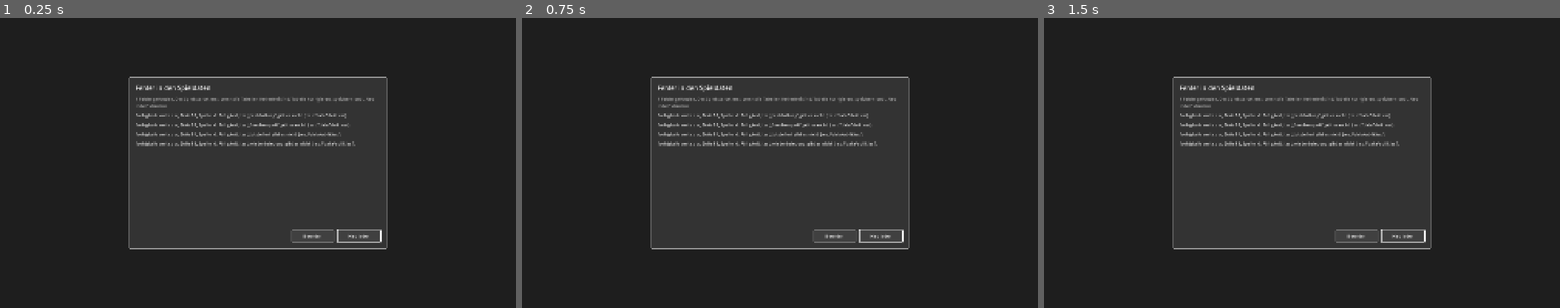
Above: before the commit, frames 1-3 (left to right).
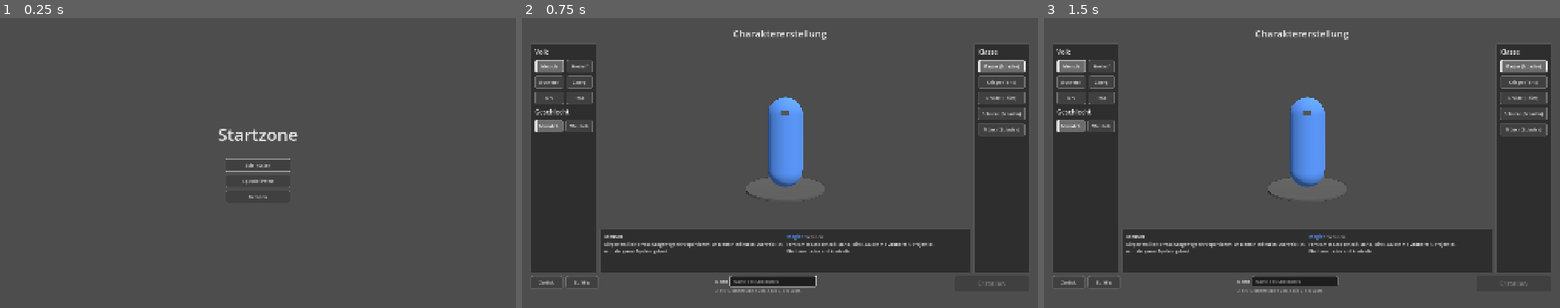
Above: after the commit, the same moments.

Repository: As94tt/WoM
Game: Godot game, scene res://scenes/ui/main_menu.tscn
The game is run twice, just before and just after one commit, with the same random seed, the same clock (stepped at 60 frames per second) and the same inputs.
Inputs (mouse positions are in pixels of both pictures, inside the frame that each line leads up to):
- Up to frame 1 (0.25 s): no input
- Up to frame 2 (0.75 s): click "Spiel beitreten" at 0.5 s
- Up to frame 3 (1.5 s): click (1302, 180) at 1.25 s, where only the run before the commit has a clickable "Spiel beitreten"

The runs differ from the first frame. In frame 1, 96% of the frame differs, in the area x 0-100%, y 0-100%; in frame 2, 75%; in frame 3, 75%.

Commit message:
Daten: drei Angriffspuppen im Trainingsbereich (greifen nach Bedrohung an, sterben nie), Testfähigkeiten Tankhaltung, Flächenspott, Totstellen, Wiederbelebung, Testauren, Einträge im Entwickler-Panel; Datendoku (#35)
Co-Authored-By: Claude Opus 5.5 <noreply@anthropic.com>

Diff:
--- /dev/null
+++ b/game/data/abilities/test_flaechenspott.tres
@@ -0,0 +1,24 @@
+[gd_resource type="Resource" script_class="AbilityData" format=3]
+
+[ext_resource type="Script" path="res://scripts/data/ability_data.gd" id="1_ability"]
+[ext_resource type="Script" path="res://scripts/combat/effect_data.gd" id="2_effect"]
+[ext_resource type="Script" path="res://scripts/combat/effects/threat_effect.gd" id="3_threat"]
+
+[sub_resource type="Resource" id="Resource_taunt"]
+script = ExtResource("3_threat")
+mode = 1
+duration_from_ability = true
+target_mode = 2
+filter = 2
+radius_from_ability = true
+
+[resource]
+script = ExtResource("1_ability")
+id = &"test_flaechenspott"
+display_name = "Testflächenspott"
+description = "Alle Feinde im Umkreis von 10 m greifen Euch 3 Sekunden lang an (Flächenspott)."
+dev_only = true
+effects = Array[ExtResource("2_effect")]([SubResource("Resource_taunt")])
+target_kind = 0
+ignores_gcd = true
+highlight_auras = PackedStringArray()
--- /dev/null
+++ b/game/data/abilities/test_tankhaltung.tres
@@ -0,0 +1,25 @@
+[gd_resource type="Resource" script_class="AbilityData" format=3]
+
+[ext_resource type="Script" path="res://scripts/combat/effect_data.gd" id="1_cmkus"]
+[ext_resource type="Resource" path="res://data/auras/test_tankhaltung.tres" id="2_tank"]
+[ext_resource type="Script" path="res://scripts/combat/effect_condition.gd" id="3_rp4uj"]
+[ext_resource type="Script" path="res://scripts/combat/effect_scaling.gd" id="4_ghi1w"]
+[ext_resource type="Script" path="res://scripts/combat/effects/apply_aura_effect.gd" id="5_u8jh0"]
+[ext_resource type="Script" path="res://scripts/data/ability_data.gd" id="6_vs4ij"]
+
+[sub_resource type="Resource" id="Resource_6itr2"]
+script = ExtResource("5_u8jh0")
+aura = ExtResource("2_tank")
+target_mode = 1
+
+[resource]
+script = ExtResource("6_vs4ij")
+id = &"test_tankhaltung"
+display_name = "Testtankhaltung"
+description = "Umschalter: dreifache Bedrohung (wie Bollwerk, Bär, Eisenmönch) bzw. wieder aus."
+dev_only = true
+effects = Array[ExtResource("1_cmkus")]([SubResource("Resource_6itr2")])
+target_kind = 0
+ignores_gcd = true
+toggle_aura = ExtResource("2_tank")
+highlight_auras = PackedStringArray()
--- /dev/null
+++ b/game/data/abilities/test_totstellen.tres
@@ -0,0 +1,23 @@
+[gd_resource type="Resource" script_class="AbilityData" format=3]
+
+[ext_resource type="Script" path="res://scripts/data/ability_data.gd" id="1_ability"]
+[ext_resource type="Script" path="res://scripts/combat/effect_data.gd" id="2_effect"]
+[ext_resource type="Script" path="res://scripts/combat/effects/threat_effect.gd" id="3_threat"]
+
+[sub_resource type="Resource" id="Resource_reset"]
+script = ExtResource("3_threat")
+mode = 2
+target_mode = 2
+filter = 2
+radius_from_ability = true
+
+[resource]
+script = ExtResource("1_ability")
+id = &"test_totstellen"
+display_name = "Testtotstellen"
+description = "Setzt Eure Bedrohung bei allen Feinden in der Nähe zurück; sie wählen ein neues Ziel (wie Totstellen)."
+dev_only = true
+effects = Array[ExtResource("2_effect")]([SubResource("Resource_reset")])
+target_kind = 0
+ignores_gcd = true
+highlight_auras = PackedStringArray()
--- /dev/null
+++ b/game/data/abilities/test_wiederbelebung.tres
@@ -0,0 +1,22 @@
+[gd_resource type="Resource" script_class="AbilityData" format=3]
+
+[ext_resource type="Script" path="res://scripts/data/ability_data.gd" id="1_ability"]
+[ext_resource type="Script" path="res://scripts/combat/effect_data.gd" id="2_effect"]
+[ext_resource type="Script" path="res://scripts/combat/effects/resurrect_effect.gd" id="3_resurrect"]
+
+[sub_resource type="Resource" id="Resource_resurrect"]
+script = ExtResource("3_resurrect")
+
+[resource]
+script = ExtResource("1_ability")
+id = &"test_wiederbelebung"
+display_name = "Testwiederbelebung"
+description = "Zauberzeit: Belebt einen toten Mitspieler wieder (er muss annehmen), auch im Kampf. Steht für Wiederbelebungsfähigkeiten wie die Wiedergeburt des Druiden."
+dev_only = true
+is_spell = true
+school = &"natur"
+effects = Array[ExtResource("2_effect")]([SubResource("Resource_resurrect")])
+target_kind = 2
+requires_facing = false
+targets_dead = true
+highlight_auras = PackedStringArray()
--- /dev/null
+++ b/game/data/auras/test_leise.tres
@@ -0,0 +1,19 @@
+[gd_resource type="Resource" script_class="AuraData" format=3]
+
+[ext_resource type="Script" path="res://scripts/combat/aura_data.gd" id="1_aura"]
+[ext_resource type="Script" path="res://scripts/combat/amount_modifier_data.gd" id="2_amount"]
+
+[sub_resource type="Resource" id="Resource_threat"]
+script = ExtResource("2_amount")
+kind = 4
+percent = -50.0
+
+[resource]
+script = ExtResource("1_aura")
+id = &"test_leise"
+display_name = "Leise Hand"
+description = "Halbe Bedrohung (wie Verborgene Stellung). Testaura (#35)."
+duration = 60.0
+amount_modifiers = Array[ExtResource("2_amount")]([SubResource("Resource_threat")])
+grants_immunities = PackedStringArray()
+absorb_schools = PackedStringArray()
--- /dev/null
+++ b/game/data/auras/test_tankhaltung.tres
@@ -0,0 +1,18 @@
+[gd_resource type="Resource" script_class="AuraData" format=3]
+
+[ext_resource type="Script" path="res://scripts/combat/aura_data.gd" id="1_aura"]
+[ext_resource type="Script" path="res://scripts/combat/amount_modifier_data.gd" id="2_amount"]
+
+[sub_resource type="Resource" id="Resource_threat"]
+script = ExtResource("2_amount")
+kind = 4
+percent = 200.0
+
+[resource]
+script = ExtResource("1_aura")
+id = &"test_tankhaltung"
+display_name = "Testtankhaltung"
+description = "Dreifache Bedrohung, bis die Haltung wieder ausgeschaltet wird (wie Bollwerk, Bär, Eisenmönch). Testaura (#35)."
+amount_modifiers = Array[ExtResource("2_amount")]([SubResource("Resource_threat")])
+grants_immunities = PackedStringArray()
+absorb_schools = PackedStringArray()
--- a/game/data/combat/dev_tools.tres
+++ b/game/data/combat/dev_tools.tres
@@ -37,6 +37,9 @@
 [ext_resource type="Script" path="res://scripts/combat/combat_dev_tools.gd" id="35_bvae1"]
 [ext_resource type="Resource" path="res://data/auras/test_feuermacht.tres" id="36_feuer"]
 [ext_resource type="Resource" path="res://data/auras/test_heilempfang.tres" id="37_heil"]
+[ext_resource type="Resource" path="res://data/auras/test_tankhaltung.tres" id="38_tank"]
+[ext_resource type="Resource" path="res://data/auras/test_leise.tres" id="39_leise"]
+[ext_resource type="Script" path="res://scripts/combat/effects/resurrect_effect.gd" id="40_resurrect"]
 
 [sub_resource type="Resource" id="Resource_05c6t"]
 script = ExtResource("5_cd4r6")
@@ -192,7 +195,7 @@
 
 [sub_resource type="Resource" id="Resource_u8ien"]
 script = ExtResource("1_s14yd")
-label = "Bedrohung +100 am Ziel (Platzhalter)"
+label = "Bedrohung +100 am Ziel (mit eigenem Faktor)"
 group = "Effekte"
 effects = Array[ExtResource("2_2xke3")]([SubResource("Resource_f45nh")])
 
@@ -631,6 +634,58 @@
 group = "Auren"
 effects = Array[ExtResource("2_2xke3")]([SubResource("Resource_1ernr")])
 
+[sub_resource type="Resource" id="Resource_taunt35"]
+script = ExtResource("8_sxcw0")
+mode = 1
+duration = 3.0
+
+[sub_resource type="Resource" id="Resource_taunt35_entry"]
+script = ExtResource("1_s14yd")
+label = "Spott am Ziel (3 s)"
+group = "Bedrohung (#35)"
+effects = Array[ExtResource("2_2xke3")]([SubResource("Resource_taunt35")])
+
+[sub_resource type="Resource" id="Resource_reset35"]
+script = ExtResource("8_sxcw0")
+mode = 2
+
+[sub_resource type="Resource" id="Resource_reset35_entry"]
+script = ExtResource("1_s14yd")
+label = "Bedrohung am Ziel zurücksetzen"
+group = "Bedrohung (#35)"
+effects = Array[ExtResource("2_2xke3")]([SubResource("Resource_reset35")])
+
+[sub_resource type="Resource" id="Resource_tank35"]
+script = ExtResource("11_h7tq3")
+aura = ExtResource("38_tank")
+target_mode = 1
+
+[sub_resource type="Resource" id="Resource_tank35_entry"]
+script = ExtResource("1_s14yd")
+label = "Testtankhaltung (ich): dreifache Bedrohung"
+group = "Bedrohung (#35)"
+effects = Array[ExtResource("2_2xke3")]([SubResource("Resource_tank35")])
+
+[sub_resource type="Resource" id="Resource_leise35"]
+script = ExtResource("11_h7tq3")
+aura = ExtResource("39_leise")
+target_mode = 1
+
+[sub_resource type="Resource" id="Resource_leise35_entry"]
+script = ExtResource("1_s14yd")
+label = "Leise Hand (ich): halbe Bedrohung, 60 s"
+group = "Bedrohung (#35)"
+effects = Array[ExtResource("2_2xke3")]([SubResource("Resource_leise35")])
+
+[sub_resource type="Resource" id="Resource_res35"]
+script = ExtResource("40_resurrect")
+
+[sub_resource type="Resource" id="Resource_res35_entry"]
+script = ExtResource("1_s14yd")
+label = "Wiederbeleben: Anfrage an das tote Ziel (30 %)"
+group = "Bedrohung (#35)"
+effects = Array[ExtResource("2_2xke3")]([SubResource("Resource_res35")])
+
 [resource]
 script = ExtResource("35_bvae1")
-entries = Array[ExtResource("1_s14yd")]([SubResource("Resour …(1437 unchanged characters)… e_hm62n"), SubResource("Resource_lt2ct")])
+entries = Array[ExtResource("1_s14yd")]([SubResource("Resour …(1437 unchanged characters)… e_hm62n"), SubResource("Resource_lt2ct"), SubResource("Resource_taunt35_entry"), SubResource("Resource_reset35_entry"), SubResource("Resource_tank35_entry"), SubResource("Resource_leise35_entry"), SubResource("Resource_res35_entry")])
--- a/game/data/schemas/uebungspuppen.tres
+++ b/game/data/schemas/uebungspuppen.tres
@@ -23,8 +23,8 @@
 name = "art"
 type = 5
 required = true
-choices = PackedStringArray("schaden", "heilung")
-description = "schaden: zeigt Schaden pro Sekunde und Gesamtschaden, stirbt nie. heilung: verliert regelmäßig Leben, zeigt Heilung pro Sekunde und Überheilung."
+choices = PackedStringArray("schaden", "heilung", "angriff")
+description = "schaden: zeigt Schaden pro Sekunde und Gesamtschaden, stirbt nie. heilung: verliert regelmäßig Leben, zeigt Heilung pro Sekunde und Überheilung. angriff (#35): wie schaden, greift aber den Spieler mit der höchsten Bedrohung in Nahkampfreichweite an (angriff_schaden, angriff_takt)."
 
 [sub_resource type="Resource" id="Resource_up_gesinnung"]
 script = ExtResource("1_upcol")
@@ -149,6 +149,27 @@
 choices = PackedStringArray()
 description = "Schaden, den ein Block abfängt (#34). Leer = Wertesystem (ohne Schild 0)."
 
+[sub_resource type="Resource" id="Resource_up_angriff_schaden"]
+script = ExtResource("1_upcol")
+name = "angriff_schaden"
+type = 3
+default_value = "0"
+has_min = true
+choices = PackedStringArray()
+description = "Nur Angriffspuppe (#35): fester Schaden je Schlag (körperlich, Nahkampfwurf: Ausweichen, Parieren, Blocken und Rüstung des Spielers wirken)."
+
+[sub_resource type="Resource" id="Resource_up_angriff_takt"]
+script = ExtResource("1_upcol")
+name = "angriff_takt"
+type = 3
+default_value = "2"
+has_min = true
+min_value = 0.1
+has_max = true
+max_value = 60.0
+choices = PackedStringArray()
+description = "Nur Angriffspuppe (#35): Sekunden zwischen zwei Schlägen."
+
 [resource]
 script = ExtResource("2_uptab")
 table = "uebungspuppen"
@@ -157,4 +178,4 @@
 description = "Übungspuppen im Trainingsbereich (#31). Eine Zeile pro Puppentyp; aufgestellt werden sie über Aufstellpunkte (UnitSpawnPoint) in der Szene des Trainingsgeländes. Anzeigefenster und Rücksetzzeit stehen in spielkonstanten.csv."
 key_columns = PackedStringArray("id")
 order = 15
-columns = Array[ExtResource("1_upcol")]([SubResource("Resour …(510 unchanged characters)… "), SubResource("Resource_up_blockwert")])
+columns = Array[ExtResource("1_upcol")]([SubResource("Resour …(510 unchanged characters)… "), SubResource("Resource_up_blockwert"), SubResource("Resource_up_angriff_schaden"), SubResource("Resource_up_angriff_takt")])
--- a/game/data/spellbook/general.tres
+++ b/game/data/spellbook/general.tres
@@ -18,10 +18,14 @@
 [ext_resource type="Resource" path="res://data/abilities/test_hinterhalt.tres" id="16_gw7re"]
 [ext_resource type="Resource" path="res://data/abilities/test_vergeltung.tres" id="17_echou"]
 [ext_resource type="Resource" path="res://data/abilities/test_manaschlag.tres" id="18_2og8t"]
+[ext_resource type="Resource" path="res://data/abilities/test_tankhaltung.tres" id="19_test_tankhaltung"]
+[ext_resource type="Resource" path="res://data/abilities/test_flaechenspott.tres" id="20_test_flaechenspott"]
+[ext_resource type="Resource" path="res://data/abilities/test_totstellen.tres" id="21_test_totstellen"]
+[ext_resource type="Resource" path="res://data/abilities/test_wiederbelebung.tres" id="22_test_wiederbelebung"]
 [ext_resource type="Script" path="res://scripts/data/ability_data.gd" id="ability_script"]
 
 [resource]
 script = ExtResource("1_tab")
 id = &"general"
 title = "Allgemein"
-abilities = Array[ExtResource("ability_script")]([ExtResourc …(365 unchanged characters)… rce("17_echou"), ExtResource("18_2og8t")])
+abilities = Array[ExtResource("ability_script")]([ExtResourc …(365 unchanged characters)… rce("17_echou"), ExtResource("18_2og8t"), ExtResource("19_test_tankhaltung"), ExtResource("20_test_flaechenspott"), ExtResource("21_test_totstellen"), ExtResource("22_test_wiederbelebung")])
--- a/game/data/tables/uebungspuppen.csv
+++ b/game/data/tables/uebungspuppen.csv
@@ -1,7 +1,8 @@
-# Übungspuppen im Trainingsbereich (#31). Leben und Verlust sind Platzhalterwerte. Abwehrwerte (#34): leer = Wertesystem (Ausweichen 3 %, sonst 0).
-id;name;art;gesinnung;stufe;rang;leben;verlust_prozent;verlust_intervall;immunitaeten;ruestung;zauberschutz;ausweichen;parieren;blocken;blockwert;notiz
-schadenspuppe_1;Schadenspuppe;schaden;feindlich;1;normal;100000;0;1;;;;;;;;Greift nie an, stirbt nie
-schadenspuppe_10;Schadenspuppe;schaden;feindlich;10;normal;250000;0;1;;;;;;;;
-schadenspuppe_30;Schadenspuppe;schaden;feindlich;30;normal;1000000;0;1;;;;;;;;
-heilpuppe;Heilpuppe;heilung;freundlich;1;normal;5000;2;1;;;;;;;;Verliert 2 % Leben je Sekunde
-bosspuppe;Bosspuppe;schaden;feindlich;12;boss;500000;0;1;betaeubung|verlangsamung|feuer;400;200;10;10;20;50;Immunitäten testen (#32), Rüstung, Zauberschutz, Ausweichen, Parieren, Blocken testen (#34)
+# Übungspuppen im Trainingsbereich (#31), Angriffspuppe (#35). Leben und Verlust sind Platzhalterwerte. Abwehrwerte (#34): leer = Wertesystem (Ausweichen 3 %, sonst 0).
+id;name;art;gesinnung;stufe;rang;leben;verlust_prozent;verlust_intervall;immunitaeten;ruestung;zauberschutz;ausweichen;parieren;blocken;blockwert;angriff_schaden;angriff_takt;notiz
+schadenspuppe_1;Schadenspuppe;schaden;feindlich;1;normal;100000;0;1;;;;;;;;;;Greift nie an, stirbt nie
+schadenspuppe_10;Schadenspuppe;schaden;feindlich;10;normal;250000;0;1;;;;;;;;;;
+schadenspuppe_30;Schadenspuppe;schaden;feindlich;30;normal;1000000;0;1;;;;;;;;;;
+heilpuppe;Heilpuppe;heilung;freundlich;1;normal;5000;2;1;;;;;;;;;;Verliert 2 % Leben je Sekunde
+bosspuppe;Bosspuppe;schaden;feindlich;12;boss;500000;0;1;betaeubung|verlangsamung|feuer;400;200;10;10;20;50;;;Immunitäten testen (#32), Rüstung, Zauberschutz, Ausweichen, Parieren, Blocken testen (#34)
+angriffspuppe;Angriffspuppe;angriff;feindlich;1;normal;100000;0;1;;;;;;;;25;2;Greift den Spieler mit der höchsten Bedrohung im Nahkampf an, stirbt nie (#35)
--- a/game/scenes/units/training_dummy.tscn
+++ b/game/scenes/units/training_dummy.tscn
@@ -41,7 +41,7 @@
 properties/0/replication_mode = 0
 properties/1/path = NodePath(".:rotation")
 properties/1/spawn = true
-properties/1/replication_mode = 0
+properties/1/replication_mode = 2
 properties/2/path = NodePath(".:dummy_id")
 properties/2/spawn = true
 properties/2/replication_mode = 2
@@ -71,6 +71,9 @@
 properties/4/path = NodePath("Combat:ability_mod_state")
 properties/4/spawn = true
 properties/4/replication_mode = 2
+properties/5/path = NodePath("Combat:threat_state")
+properties/5/spawn = true
+properties/5/replication_mode = 2
 
 [sub_resource type="SceneReplicationConfig" id="Replication_cast"]
 properties/0/path = NodePath("Caster:cast_state")
--- a/game/scenes/world/zones/training.tscn
+++ b/game/scenes/world/zones/training.tscn
@@ -2,7 +2,6 @@
 
 [ext_resource type="Script" path="res://scripts/world/teleport_point.gd" id="1_teleport_point"]
 [ext_resource type="PackedScene" path="res://scenes/world/props/placeholder_post.tscn" id="2_placeholder_post"]
-[ext_resource type="Resource" path="res://data/world/placeholders/dummy.tres" id="3_dummy"]
 [ext_resource type="Resource" path="res://data/world/placeholders/area.tres" id="4_area"]
 [ext_resource type="Script" path="res://scripts/world/world_zone.gd" id="5_world_zone"]
 [ext_resource type="Resource" path="res://data/zones/trainingsgelaende.tres" id="6_trainingsgelaende"]
@@ -64,21 +63,6 @@
 display_name = "Trainingsgelände"
 order = 20
 
-[node name="Dummy5" parent="Placeholders" instance=ExtResource("2_placeholder_post")]
-position = Vector3(-50, 0, 18.5)
-kind = ExtResource("3_dummy")
-text = "Angriffspuppe 1"
-
-[node name="Dummy6" parent="Placeholders" instance=ExtResource("2_placeholder_post")]
-position = Vector3(-44, 0, 18.5)
-kind = ExtResource("3_dummy")
-text = "Angriffspuppe 2"
-
-[node name="Dummy7" parent="Placeholders" instance=ExtResource("2_placeholder_post")]
-position = Vector3(-38, 0, 18.5)
-kind = ExtResource("3_dummy")
-text = "Angriffspuppe 3"
-
 [node name="Area" parent="Placeholders" instance=ExtResource("2_placeholder_post")]
 position = Vector3(25, 0, 0.5)
 kind = ExtResource("4_area")
@@ -109,3 +93,18 @@
 transform = Transform3D(-1, 0, 0, 0, 1, 0, 0, 0, -1, -32, 0, -15.5)
 script = ExtResource("7_unit_spawn")
 unit_id = &"bosspuppe"
+
+[node name="Angriffspuppe1" type="Marker3D" parent="Dummies"]
+transform = Transform3D(1, 0, 0, 0, 1, 0, 0, 0, 1, -47, 0, 18.5)
+script = ExtResource("7_unit_spawn")
+unit_id = &"angriffspuppe"
+
+[node name="Angriffspuppe2" type="Marker3D" parent="Dummies"]
+transform = Transform3D(1, 0, 0, 0, 1, 0, 0, 0, 1, -44, 0, 18.5)
+script = ExtResource("7_unit_spawn")
+unit_id = &"angriffspuppe"
+
+[node name="Angriffspuppe3" type="Marker3D" parent="Dummies"]
+transform = Transform3D(1, 0, 0, 0, 1, 0, 0, 0, 1, -41, 0, 18.5)
+script = ExtResource("7_unit_spawn")
+unit_id = &"angriffspuppe"
--- a/game/scripts/units/training_dummy.gd
+++ b/game/scripts/units/training_dummy.gd
@@ -11,7 +11,13 @@
 ## - Heilpuppe (art „heilung“): verliert alle verlust_intervall Sekunden
 ##   verlust_prozent ihres Lebens (nie unter 1). Zeigt Heilung pro Sekunde und
 ##   Überheilung; setzt die Anzeige nach derselben Zeit ohne Heilung zurück.
-## - Die Angriffspuppe ergänzt #35.
+## - Angriffspuppe (art „angriff“, #35): steht still, dreht sich zum Ziel und
+##   schlägt den Spieler mit der höchsten Bedrohung (Ziel nach
+##   UnitCombat.get_threat_target, also mit 110/130 % und Spott), sobald er in
+##   Nahkampfreichweite ist: alle angriff_takt Sekunden angriff_schaden
+##   körperlich (Nahkampfwurf: Ausweichen, Parieren, Blocken und Rüstung des
+##   Spielers wirken). Stirbt nie (füllt sich bei 0 auf wie die
+##   Schadenspuppe) und zeigt über sich Schaden pro Sekunde und ihr Ziel.
 ## - Entwickler-Panel (#33): „Ziel zaubert …“ lässt die Puppe einen
 ##   Testzauber immer wieder wirken (Kindknoten „Caster“, wie alle Einheiten).
 ##
@@ -24,7 +30,9 @@
 ## Puppe ist nach Schaden 5 s im Kampf; das Zurücksetzen der Anzeige bleibt
 ## bei puppe_ruecksetzen_nach. „StatsSync“ überträgt auch ihre Auren.
 
-enum Kind { DAMAGE, HEALING }
+enum Kind { DAMAGE, HEALING, ATTACK }
+
+const KIND_IDS := {"schaden": Kind.DAMAGE, "heilung": Kind.HEALING, "angriff": Kind.ATTACK}
 
 ## Spalte in uebungspuppen.csv → Wert im Wertesystem (#34).
 const DEFENSE_COLUMNS := {
@@ -74,6 +82,8 @@
 ## Host: Zeitpunkt des letzten Schadens bzw. der letzten Heilung (s), −1 = keins.
 var _last_event_time := -1.0
 var _loss_elapsed := 0.0
+## Host (Angriffspuppe): nächster Schlag frühestens (s).
+var _next_attack := 0.0
 
 @onready var _stats: CharacterStats = $Stats
 @onready var _server_sync: MultiplayerSynchronizer = $ServerSync
@@ -101,6 +111,8 @@
 	_process_dev_cast(delta)
 	if get_kind() == Kind.HEALING:
 		_lose_health(delta)
+	elif get_kind() == Kind.ATTACK:
+		_process_attack(now)
 	if _last_event_time >= 0.0 and now - _last_event_time >= Data.konstante(&"puppe_ruecksetzen_nach", 10.0):
 		_reset()
 		return
@@ -130,8 +142,27 @@
 
 
 func get_kind() -> Kind:
-	return Kind.HEALING if _row != null and String(_row.get_value("art", "schaden")) == "heilung" \
-			else Kind.DAMAGE
+	if _row == null:
+		return Kind.DAMAGE
+	return KIND_IDS.get(String(_row.get_value("art", "schaden")), Kind.DAMAGE)
+
+
+## Host (Angriffspuppe): zum Ziel nach Bedrohung drehen und im Takt schlagen.
+func _process_attack(now: float) -> void:
+	var combat := get_combat()
+	var target := combat.get_threat_target() if combat != null else null
+	if target == null or target.is_dead() or is_dead():
+		return
+	var to := target.global_position - global_position
+	to.y = 0.0
+	if to.length_squared() > 0.0001:
+		rotation.y = atan2(-to.x, -to.z)
+	if now < _next_attack or distance_to_unit(target) > Data.konstante(&"nahkampf_reichweite", 5.0):
+		return
+	_next_attack = now + maxf(0.1, float(_row.get_value("angriff_takt", 2.0)))
+	var ctx := EffectContext.create(self, target, &"puppe:angriff", "Angriff")
+	Combat.roll_damage(self, target, float(_row.get_value("angriff_schaden", 0.0)), &"physisch",
+			HitFormulas.AttackKind.MELEE, ctx)
 
 
 # --- Einheit -----------------------------------------------------------------
@@ -192,14 +223,20 @@
 	if get_kind() == Kind.HEALING:
 		return "Heilung pro Sekunde: %s\nÜberheilung: %s" % [
 				StatFormat.grouped(meter_rate), StatFormat.grouped(meter_total)]
-	return "Schaden pro Sekunde: %s\nGesamt: %s" % [
+	var text := "Schaden pro Sekunde: %s\nGesamt: %s" % [
 			StatFormat.grouped(meter_rate), StatFormat.grouped(meter_total)]
-
-
-## Host: Schaden. Bei 0 Leben füllt sich die Schadenspuppe sofort wieder auf.
+	if get_kind() == Kind.ATTACK:
+		var combat := get_combat()
+		var target := combat.get_threat_target() if combat != null else null
+		text += "\nGreift an: %s" % (target.get_unit_name() if target != null else "–")
+	return text
+
+
+## Host: Schaden. Bei 0 Leben füllt sich die Schadens- bzw. Angriffspuppe
+## sofort wieder auf (sie stirbt nie).
 func apply_damage(amount: float, source: Unit = null) -> float:
 	var dealt := super.apply_damage(amount, source)
-	if get_kind() == Kind.DAMAGE and amount > 0.0:
+	if get_kind() != Kind.HEALING and amount > 0.0:
 		_record(amount, amount)
 		if _stats.health <= 0.0:
 			_stats.refill()
@@ -220,8 +257,9 @@
 	_row = Data.uebungspuppe(dummy_id)
 	if _row == null and dummy_id != &"":
 		push_warning("TrainingDummy: Übungspuppe „%s“ fehlt in uebungspuppen.csv." % dummy_id)
-	# Schadenspuppen gehen bis 0 (und füllen sich dann auf), Heilpuppen nie.
-	_stats.min_health = 0.0 if get_kind() == Kind.DAMAGE else CharacterStats.MIN_HEALTH
+	# Schadens- und Angriffspuppen gehen bis 0 (und füllen sich dann auf),
+	# Heilpuppen nie unter MIN_HEALTH.
+	_stats.min_health = CharacterStats.MIN_HEALTH if get_kind() == Kind.HEALING else 0.0
 	# Stufe und Grundwerte (Leben) aus den Daten übernehmen.
 	_stats.refresh_from_unit()
 	_stats.reapply()
@@ -261,7 +299,7 @@
 	_last_event_time = -1.0
 	meter_rate = 0
 	meter_total = 0
-	if get_kind() == Kind.DAMAGE:
+	if get_kind() != Kind.HEALING:
 		_stats.refill()
 
 
Not shown, changed: docs/DATENTABELLEN.md
